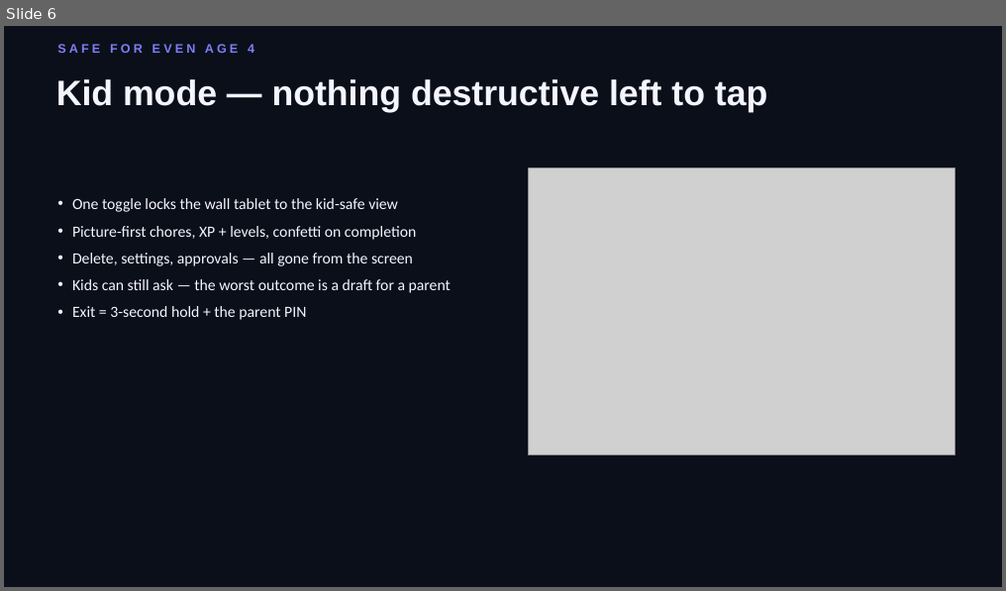
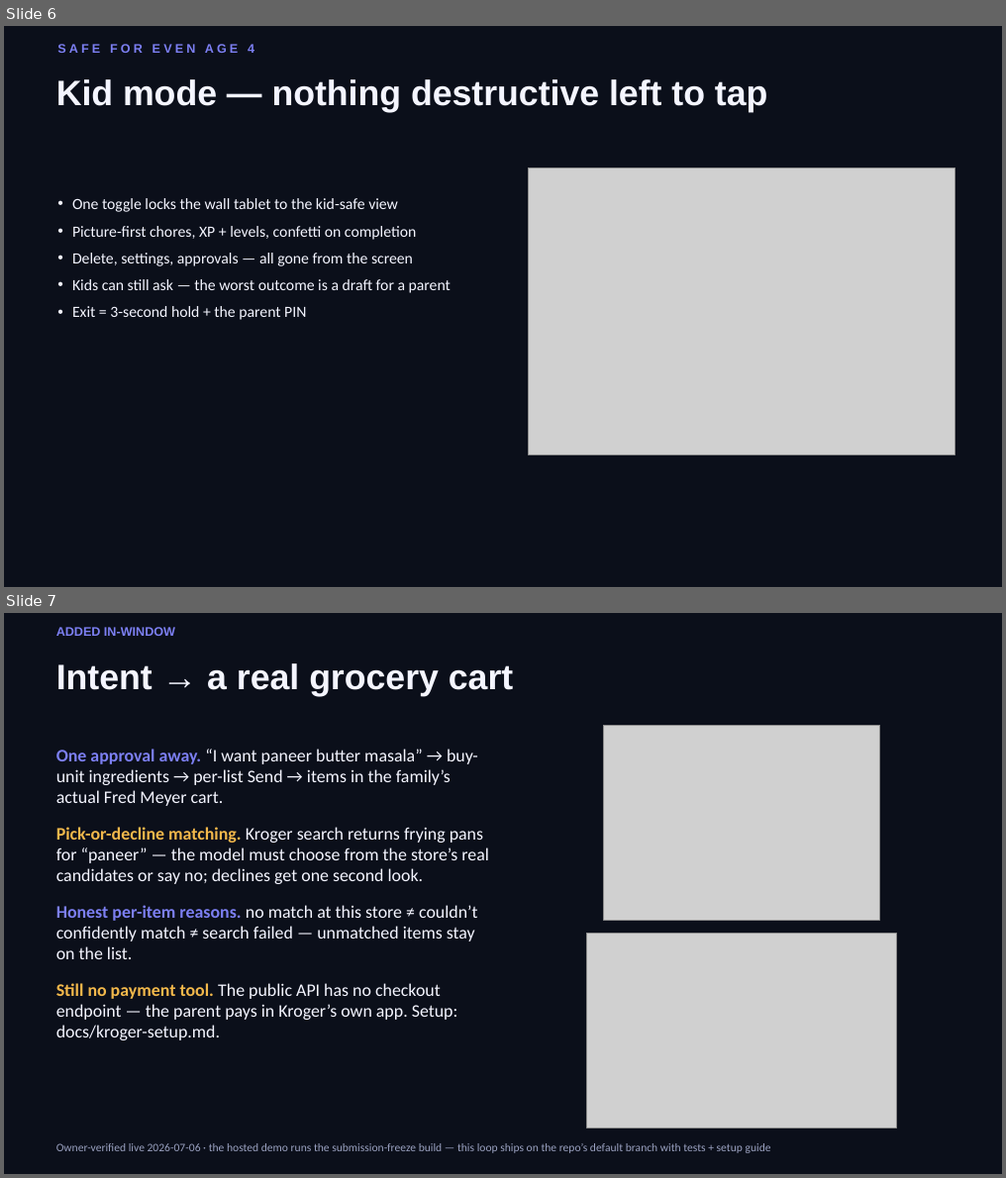
Before and after one commit to msampath/fam-hub, a slide deck: planning/video-deck.pptx. Shown one above the other, each under a label of ours: slide 6 before the commit, slides 6 and 7 after it. The pictures are 1006x591 and 1006x1178 pixels, drawn with LibreOffice and Linux fonts; fonts in the diff are those of the drawing; grey boxes stand for pictures. Boxes give left, top, right and bottom in pixels: in the first picture for what was removed or moved away, otherwise in the second. Text is boxed around its words. In the diff, an @@ line names an element or a change of style, - is before the commit and + after.

```diff
--- a/planning/video-deck.pptx
+++ b/planning/video-deck.pptx
@@ slide 7 added at <box>4,613,1002,1174</box>, background #0B0F1A @@
@@ text added at <box>56,627,175,636</box>, 12 pt, text #7C7FF2, bold @@
+ADDED IN-WINDOW
@@ text added at <box>56,663,513,696</box>, 34 pt, text #F4F5FF, bold @@
+Intent → a real grocery cart
@@ picture added at <box>603,725,879,920</box> @@
@@ text added at <box>56,749,489,1041</box>, 17 pt, text #F4F5FF @@
+One approval away. “I want paneer butter masala” → buy-unit ingredients → per-list Send → items in the family’s actual Fred Meyer cart.
+Pick-or-decline matching. Kroger search returns frying pans for “paneer” — the model must choose from the store’s real candidates or say no; declines get one second look.
+Honest per-item reasons. no match at this store ≠ couldn’t confidently match ≠ search failed — unmatched items stay on the list.
+Still no payment tool. The public API has no checkout endpoint — the parent pays in Kroger’s own app. Setup: docs/kroger-setup.md.
@@ picture added at <box>586,934,896,1128</box> @@
@@ text added at <box>56,1144,771,1154</box>, 11 pt, text #9AA1C0 @@
+Owner-verified live 2026-07-06 · the hosted demo runs the submission-freeze build — this loop ships on the repo’s default branch with tests + setup guide
```
Also in this commit, not shown: 2 slides changed.
